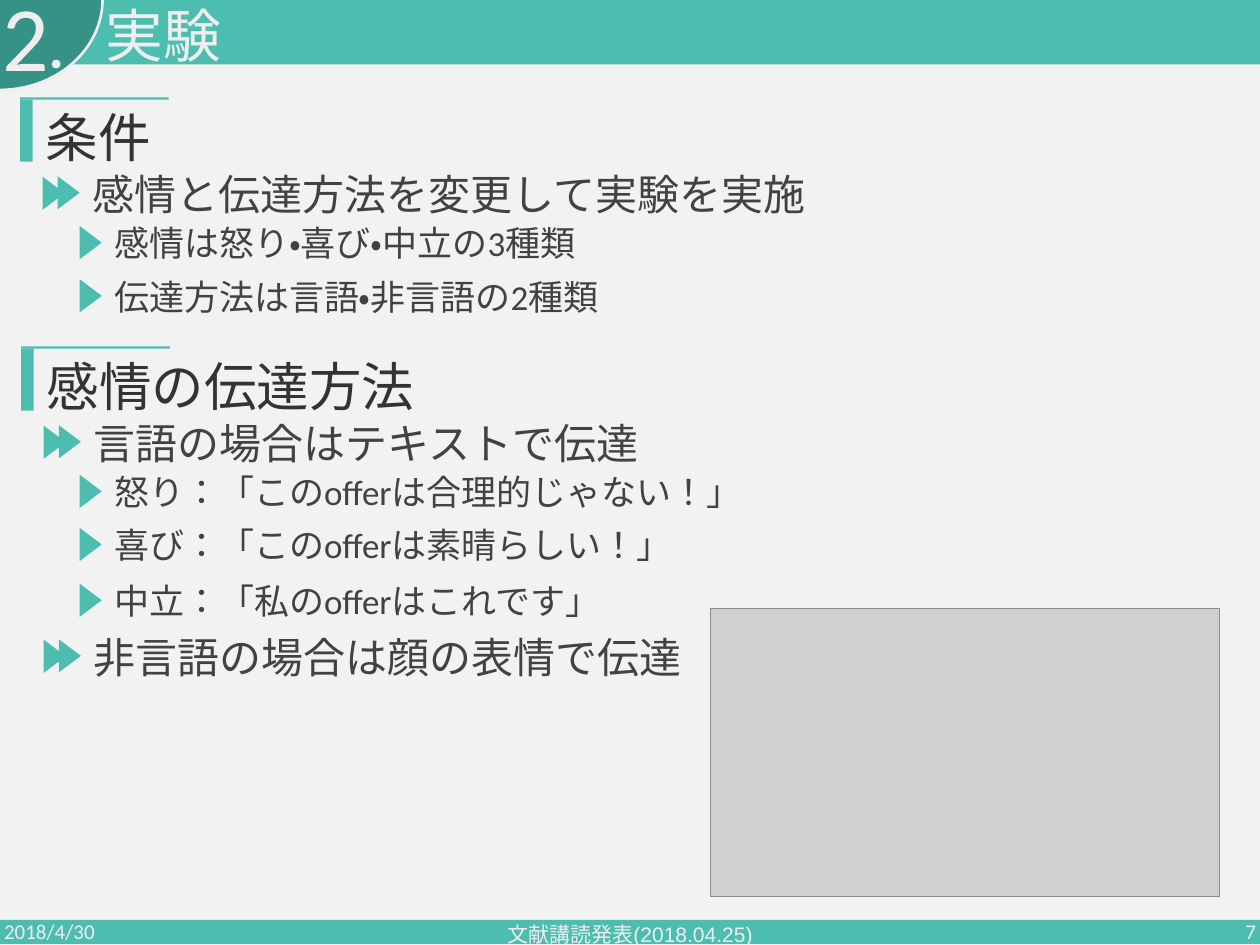
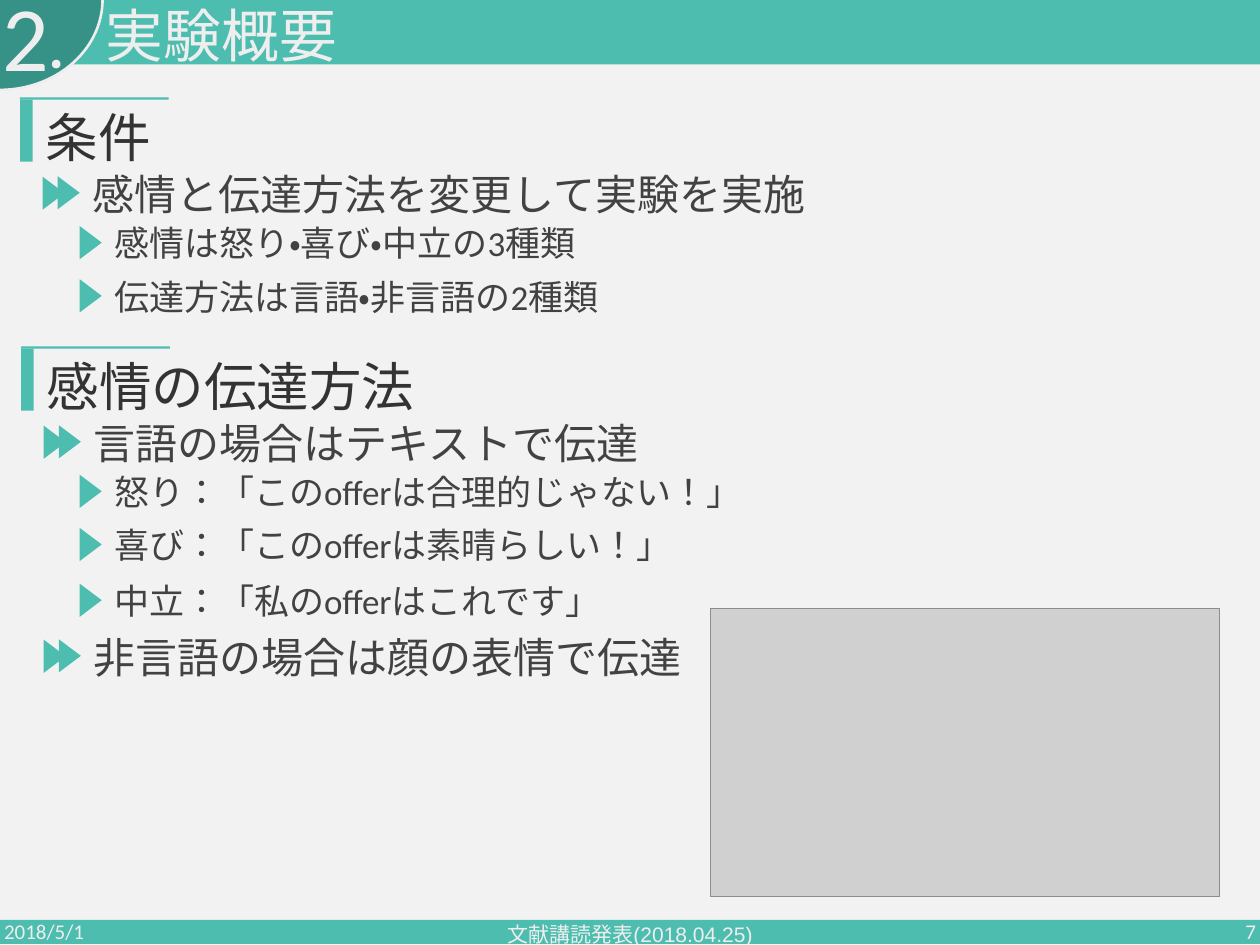
Before and after one commit to PajamaDrive/presentation, a slide deck: slide 7 of presentation_1st.pptx. Drawn at 1260x945 pixels with LibreOffice and Linux fonts; fonts in the diff are those of the drawing; grey boxes stand for pictures. Boxes give left, top, right and bottom in pixels: in the first picture for what was removed or moved away, otherwise in the second. Text is boxed around its words. In the diff, an @@ line names an element or a change of style, - is before the commit and + after.

```diff
--- a/presentation_1st.pptx
+++ b/presentation_1st.pptx
@@ text at bbox=[106, 8, 337, 73]: text changed @@
-実験
+実験概要
@@ text at bbox=[4, 924, 84, 945]: text changed @@
-2018/4/30
+2018/5/1
```
Also in this commit, not shown: 10 other slides changed, 2 slides added.
